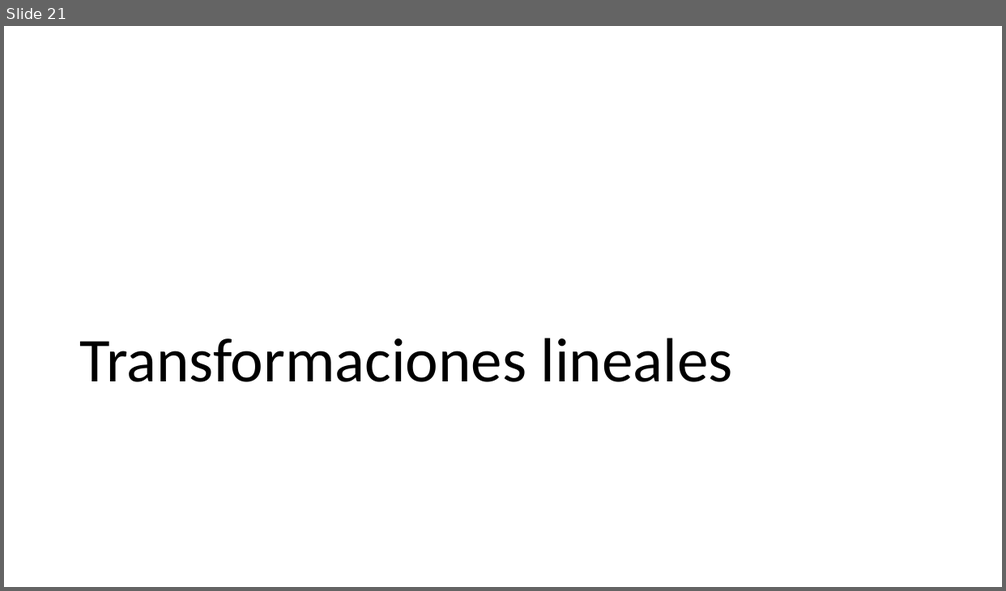
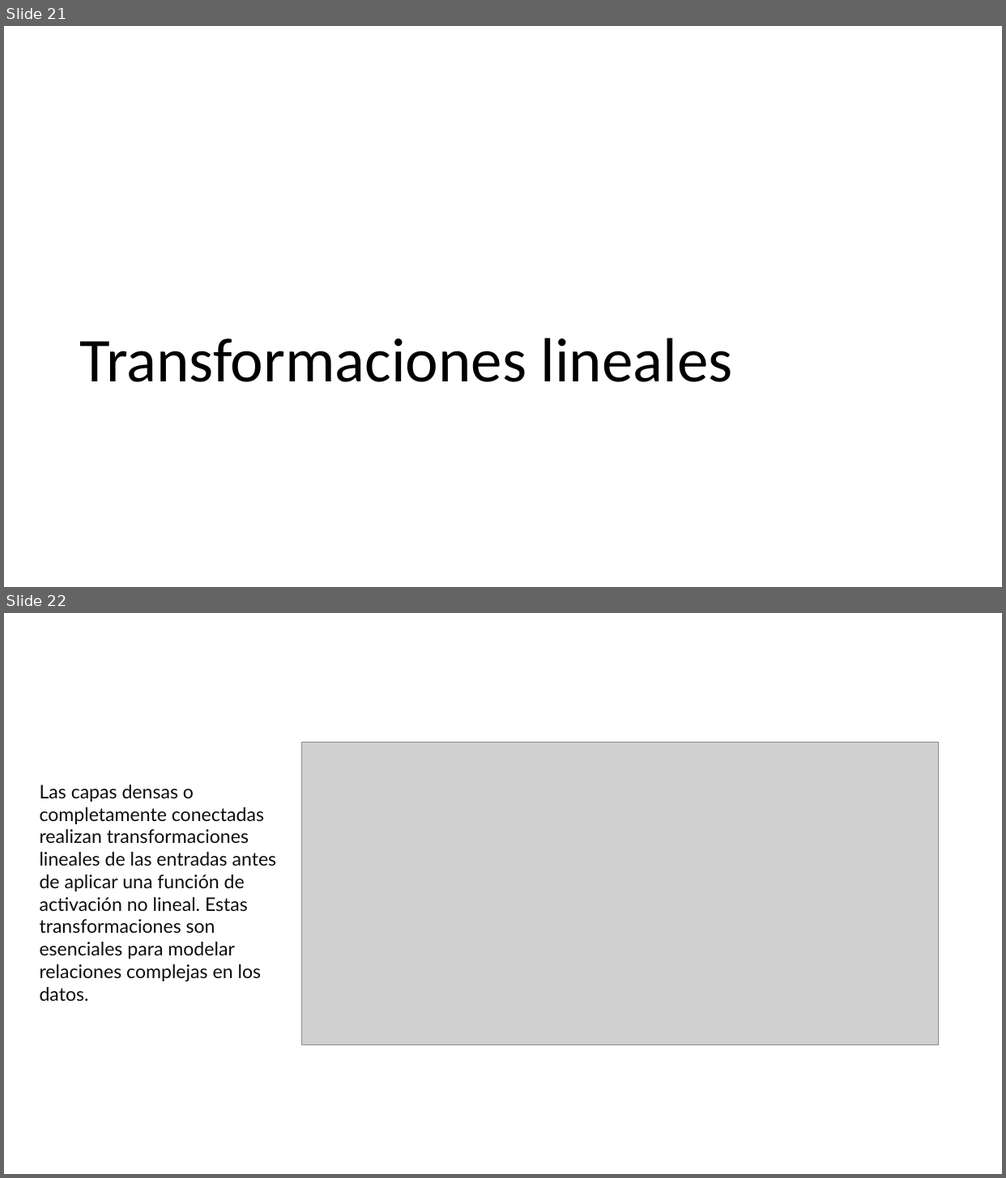
Before and after one commit to 26-jorge-01/IA-SPP, a slide deck: docs/IA-SPP.pptx. Shown one above the other, each under a label of ours: slide 21 before the commit, slides 21 and 22 after it. The pictures are 1006x591 and 1006x1178 pixels, drawn with LibreOffice and Linux fonts; fonts in the diff are those of the drawing; grey boxes stand for pictures. Boxes give left, top, right and bottom in pixels: in the first picture for what was removed or moved away, otherwise in the second. Text is boxed around its words. In the diff, an @@ line names an element or a change of style, - is before the commit and + after.

Commit message:
transformaciones lineales - valores y vectores propios - funciones vectoriales

```diff
--- a/docs/IA-SPP.pptx
+++ b/docs/IA-SPP.pptx
@@ slide 22 added at bbox=[4, 613, 1002, 1174], background #FFFFFF @@
@@ picture added at bbox=[302, 742, 939, 1045] @@
@@ text added at bbox=[40, 785, 277, 1001], 18 pt, text #0D0D0D @@
+Las capas densas o completamente conectadas realizan transformaciones lineales de las entradas antes de aplicar una función de activación no lineal. Estas transformaciones son esenciales para modelar relaciones complejas en los datos.
```
Also in this commit, not shown: 18 other slides added, 2 other files.
